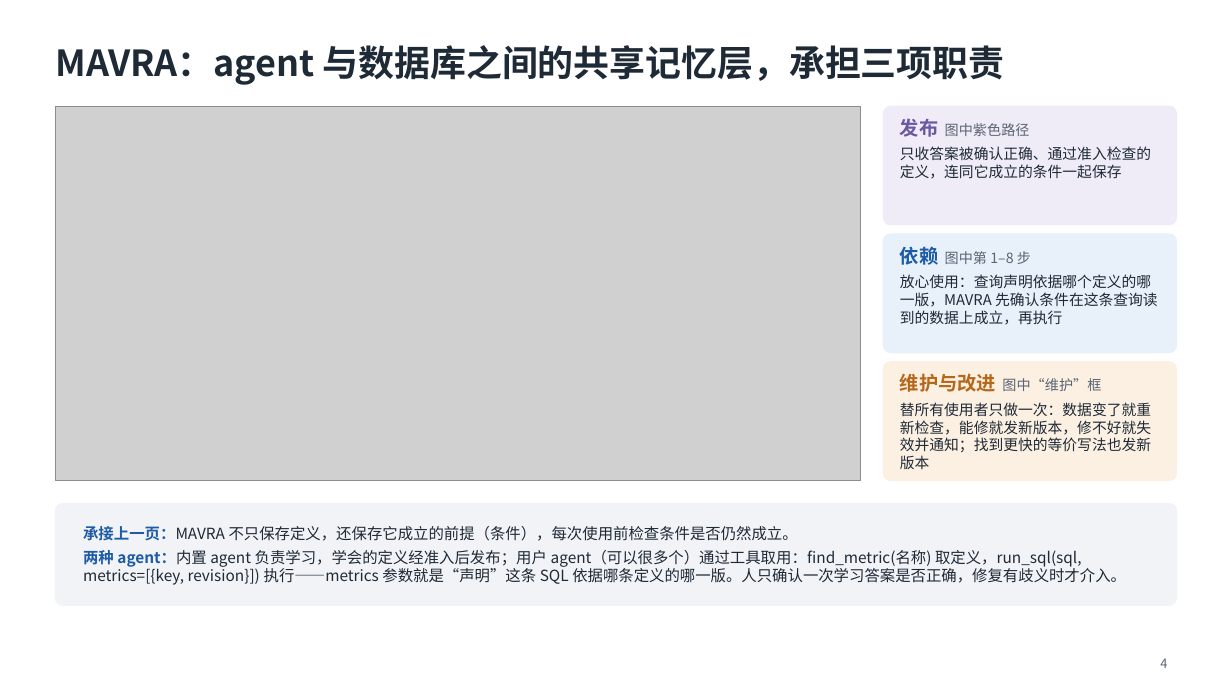
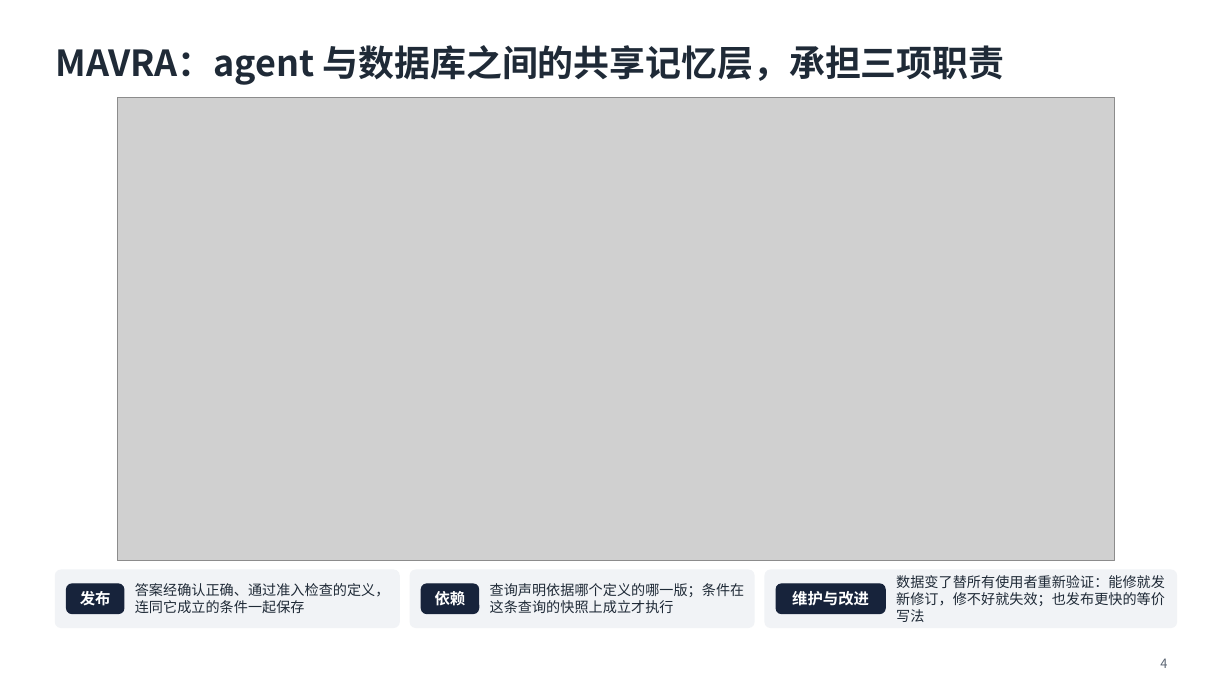
Before and after one commit to mmmttt000045/agent4db-adapter, a slide deck: slide 4 of docs/mavra-system.pptx. Drawn at 1232x693 pixels with LibreOffice and Linux fonts; fonts in the diff are those of the drawing; grey boxes stand for pictures. Boxes give left, top, right and bottom in pixels: in the first picture for what was removed or moved away, otherwise in the second. Text is boxed around its words. In the diff, an @@ line names an element or a change of style, - is before the commit and + after.

```diff
--- a/docs/mavra-system.pptx
+++ b/docs/mavra-system.pptx
@@ picture: place and size @@
-picture at <box>55,106,860,481</box>
+picture at <box>117,97,1116,561</box>
@@ text removed at <box>900,118,1030,137</box> @@
-发布 图中紫色路径
@@ rounded rectangle removed at <box>884,234,1177,352</box> @@
@@ text removed at <box>900,246,1031,265</box> @@
-依赖 图中第 1–8 步
@@ rounded rectangle removed at <box>884,362,1177,481</box> @@
@@ text removed at <box>83,526,1126,585</box> @@
-承接上一页：MAVRA 不只保存定义，还保存它成立的前提（条件），每次使用前检查条件是否仍然成立。
-两种 agent：内置 agent 负责学习，学会的定义经准入后发布；用户 agent（可以很多个）通过工具取用：find_metric(名称) 取定义，run_sql(sql, metrics=[{key, revision}]) 执行——metrics 参数就是“声明”这条 SQL 依据哪条定义的哪一版。人只确认一次学习答案是否正确，修复有歧义时才介入。
@@ rounded rectangle: place and size @@
-rounded rectangle at <box>884,106,1177,225</box>
+rounded rectangle at <box>55,570,399,628</box>
@@ rounded rectangle at <box>55,570,399,628</box>: fill #EFECF7 to #F1F3F6; outline #EFECF7 1 pt to #F1F3F6 1 pt; proportions changed @@
@@ rounded rectangle added at <box>67,584,124,614</box>, fill #17233B, outline #17233B 1 pt @@
@@ text added at <box>80,591,111,606</box>, 12 pt, text #FFFFFF, bold @@
+发布
@@ text at <box>135,583,390,613</box>: text changed; size 11.5 to 11 pt @@
-只收答案被确认正确、通过准入检查的定义，连同它成立的条件一起保存
+答案经确认正确、通过准入检查的定义，连同它成立的条件一起保存
@@ rounded rectangle: place and size @@
-rounded rectangle at <box>55,504,1177,605</box>
+rounded rectangle at <box>410,570,754,628</box>
@@ rounded rectangle at <box>410,570,754,628</box>: proportions changed @@
@@ rounded rectangle added at <box>421,584,479,614</box>, fill #17233B, outline #17233B 1 pt @@
@@ text added at <box>435,591,466,606</box>, 12 pt, text #FFFFFF, bold @@
+依赖
@@ text at <box>490,583,745,613</box>: text changed; size 11.5 to 11 pt @@
-放心使用：查询声明依据哪个定义的哪一版，MAVRA 先确认条件在这条查询读到的数据上成立，再执行
+查询声明依据哪个定义的哪一版；条件在这条查询的快照上成立才执行
@@ rounded rectangle added at <box>765,570,1177,628</box>, fill #F1F3F6, outline #F1F3F6 1 pt @@
@@ rounded rectangle added at <box>776,584,885,614</box>, fill #17233B, outline #17233B 1 pt @@
@@ text at <box>792,591,869,606</box>: text changed; size 11 to 12 pt; text colour #5B6573 to #FFFFFF; bold on @@
-维护与改进 图中“维护”框
+维护与改进
@@ vertical alignment top to middle in 3 elements at <box>135,583,390,613</box>, <box>490,583,745,613</box>, <box>896,575,1165,622</box> @@
@@ text at <box>896,575,1165,622</box>: text changed; size 11.5 to 11 pt @@
-替所有使用者只做一次：数据变了就重新检查，能修就发新版本，修不好就失效并通知；找到更快的等价写法也发新版本
+数据变了替所有使用者重新验证：能修就发新修订，修不好就失效；也发布更快的等价写法
```
Also in this commit, not shown: 2 other slides changed, 20 other files.
